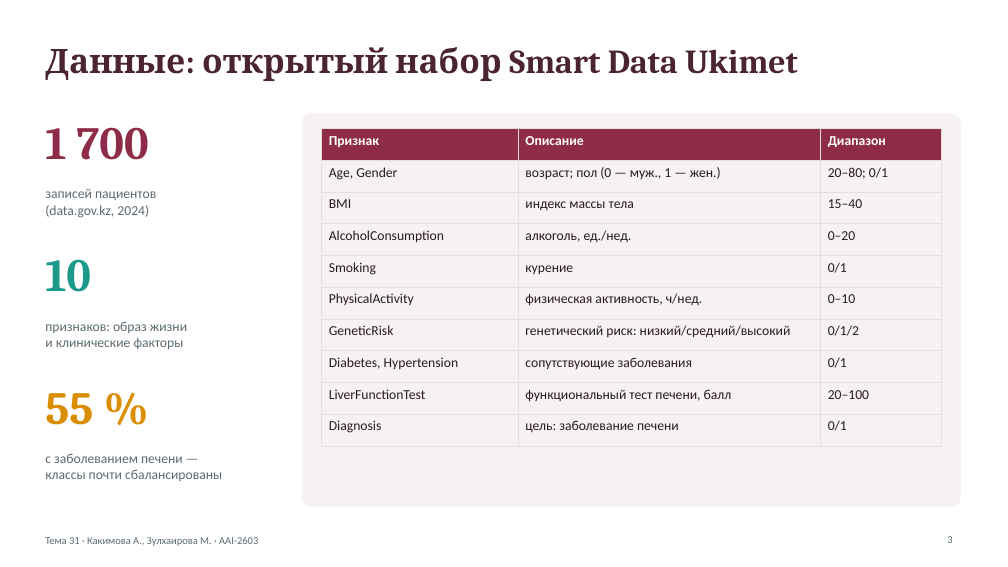
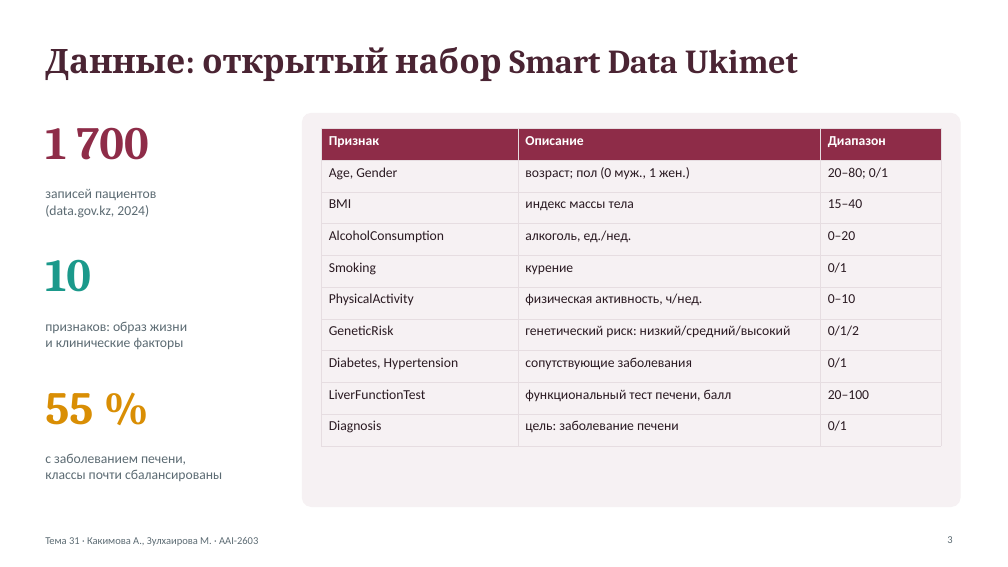
Before and after one commit to kakimovaazhar-coder/liver-disease-prediction, a slide deck: slide 3 of presentation/Presentation_Liver_Disease_Kakimova_Zulkhairova.pptx. Drawn at 1008x567 pixels with LibreOffice and Linux fonts; fonts in the diff are those of the drawing. Boxes give left, top, right and bottom in pixels: in the first picture for what was removed or moved away, otherwise in the second. Text is boxed around its words. In the diff, an @@ line names an element or a change of style, - is before the commit and + after.

```diff
--- a/presentation/Presentation_Liver_Disease_Kakimova_Zulkhairova.pptx
+++ b/presentation/Presentation_Liver_Disease_Kakimova_Zulkhairova.pptx
@@ table at [321,129,941,437] @@
-row 2, column 2: возраст; пол (0 — муж., 1 — жен.)
+row 2, column 2: возраст; пол (0 муж., 1 жен.)
@@ text at [45,454,186,465]: text changed @@
-с заболеванием печени —
+с заболеванием печени,
```
Also in this commit, not shown: 8 other slides changed, 1 other file.
